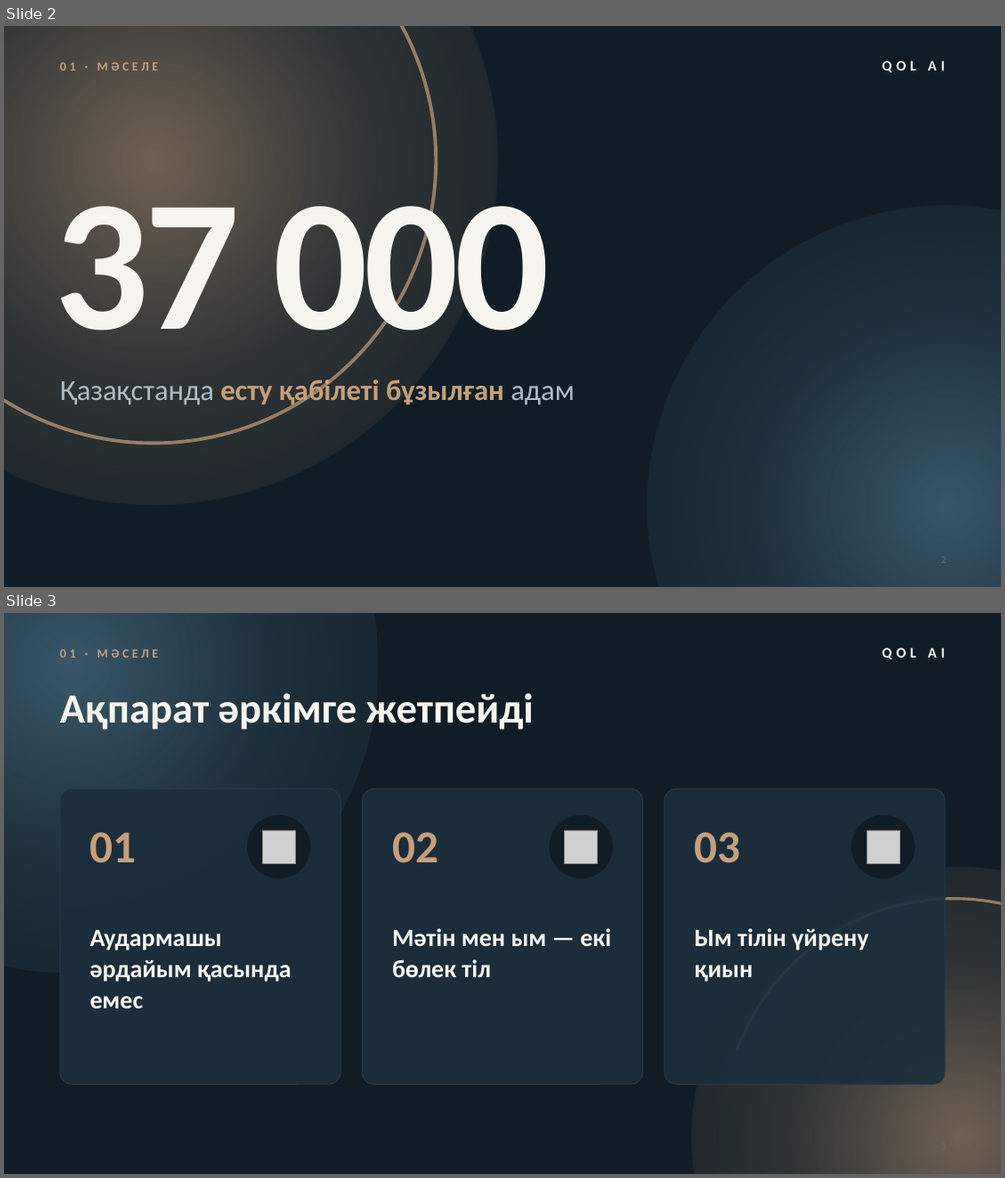
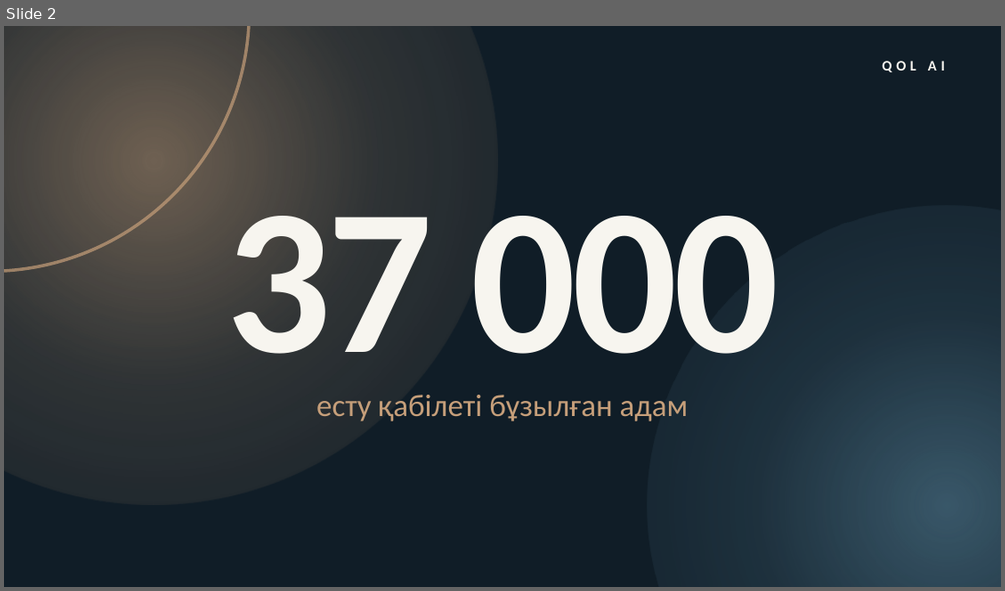
Before and after one commit to LofiSilent/Qol-Ai, a slide deck: presentation/Qol_AI_presentation_KZ.pptx. Shown one above the other, each under a label of ours: slides 2 and 3 before the commit, slide 2 after it. The pictures are 1005x1178 and 1005x591 pixels, drawn with LibreOffice and Linux fonts; fonts in the diff are those of the drawing; grey boxes stand for pictures; background and template pictures are left out. Boxes give left, top, right and bottom in pixels: in the first picture for what was removed or moved away, otherwise in the second. Text is boxed around its words. In the diff, an @@ line names an element or a change of style, - is before the commit and + after.

```diff
--- a/presentation/Qol_AI_presentation_KZ.pptx
+++ b/presentation/Qol_AI_presentation_KZ.pptx
@@ slide 3 removed at <box>4,613,1001,1174</box>, background #101D27 @@
@@ ellipse removed at <box>4,613,378,972</box> @@
@@ text removed at <box>60,649,159,657</box> @@
-01 · МӘСЕЛЕ
@@ text removed at <box>882,648,945,659</box> @@
-QOL AI
@@ text removed at <box>60,693,534,730</box> @@
-Ақпарат әркімге жетпейді
@@ rounded rectangle removed at <box>60,788,340,1084</box> @@
@@ rounded rectangle removed at <box>362,788,643,1084</box> @@
@@ rounded rectangle removed at <box>664,788,945,1084</box> @@
@@ ellipse removed at <box>247,815,310,878</box> @@
@@ ellipse removed at <box>550,815,613,878</box> @@
@@ ellipse removed at <box>851,815,914,878</box> @@
@@ text removed at <box>90,832,137,863</box> @@
-01
@@ picture removed at <box>262,830,295,863</box> @@
@@ text removed at <box>392,832,438,863</box> @@
-02
@@ picture removed at <box>565,830,598,863</box> @@
@@ text removed at <box>695,832,741,863</box> @@
-03
@@ picture removed at <box>867,830,900,863</box> @@
@@ ellipse removed at <box>692,868,1001,1174</box> @@
@@ arch (boxed as its full ring) removed at <box>722,897,1001,1174</box> @@
@@ text removed at <box>90,930,291,1008</box> @@
-Аудармашы әрдайым қасында емес
@@ text removed at <box>392,928,611,977</box> @@
-Мәтін мен ым — екі бөлек тіл
@@ text removed at <box>695,928,869,981</box> @@
-Ым тілін үйрену қиын
@@ page number removed at <box>933,1136,998,1161</box> @@
-3
@@ slide 2 changed as well @@
@@ arch (boxed as its full ring): place and size @@
-arch (boxed as its full ring) at <box>4,26,437,445</box>
+arch (boxed as its full ring) at <box>4,26,251,273</box>
@@ text removed at <box>60,62,159,70</box> @@
-01 · МӘСЕЛЕ
@@ text "37 000": place and size @@
-text "37 000" at <box>54,173,550,371</box>
+text "37 000" at <box>226,216,778,400</box>
@@ text "37 000" at <box>226,216,778,400</box>: size 180 to 200 pt; alignment left to centre @@
@@ text at <box>316,394,688,421</box>: text changed; size 28 to 30 pt; bold off @@
-Қазақстанда есту қабілеті бұзылған адам
+есту қабілеті бұзылған адам
@@ page number removed at <box>941,562,947,563</box> @@
-2
```
Also in this commit, not shown: 5 other slides changed, 1 slide added, 5 other slides removed, 3 other files.
